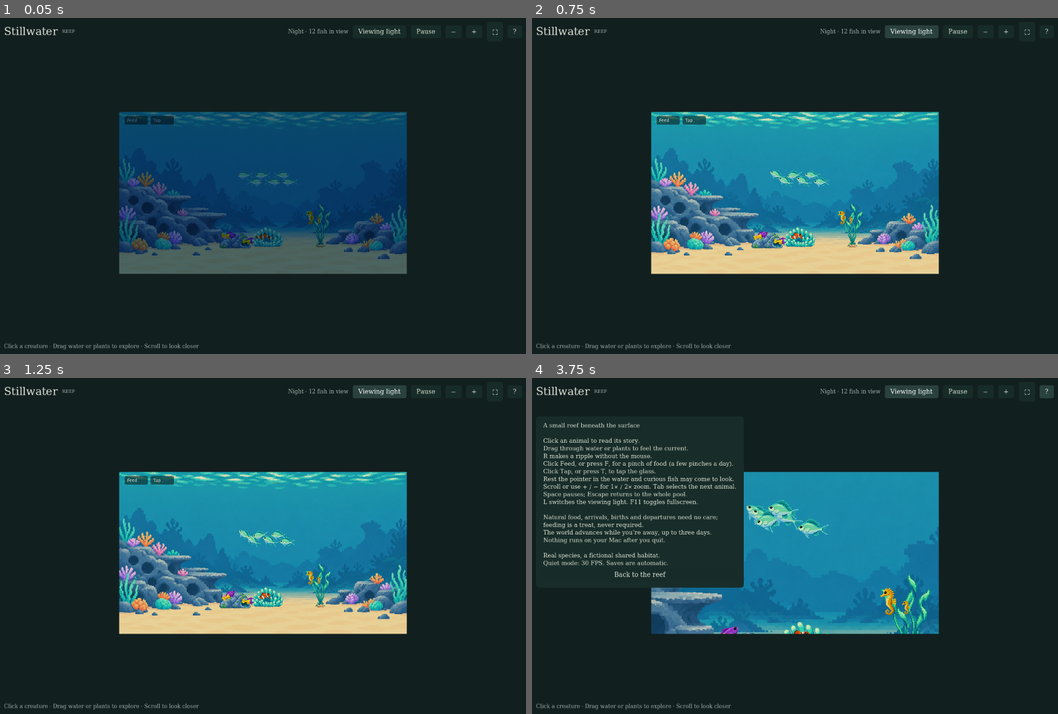
Above: before the commit, frames 1-4 (two rows, left to right).
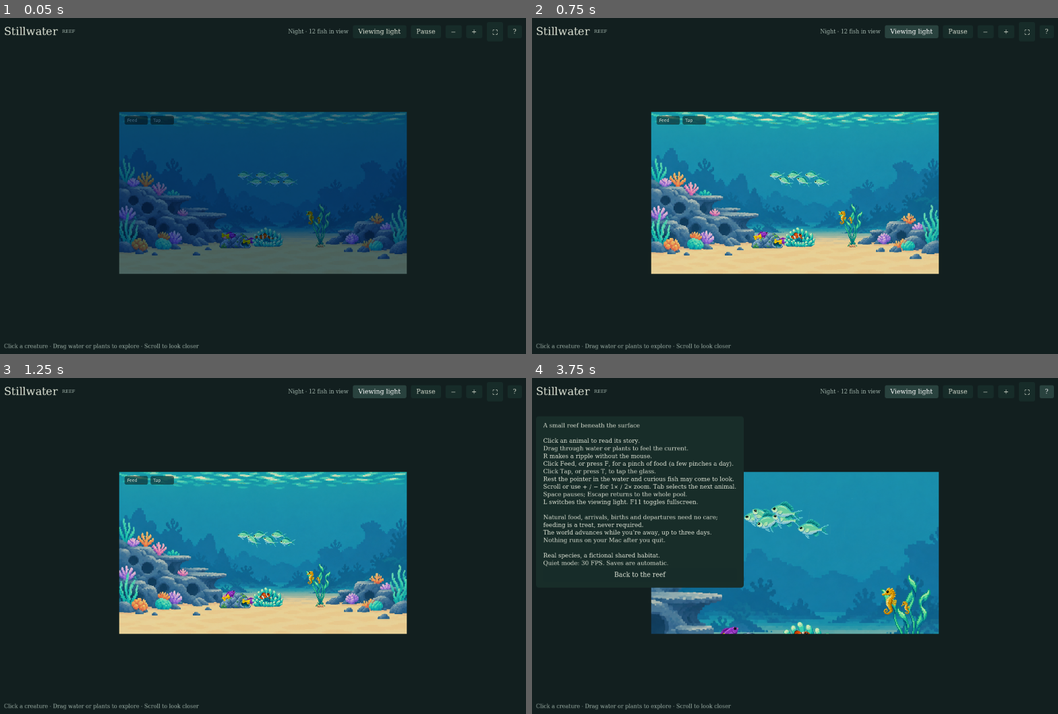
Above: after the commit, the same moments.

Repository: ianlin0430/stillwater
Game: Godot game, scene res://scenes/main.tscn
Same seed, same stepped clock (60 frames per second), same inputs: the game is played once before the commit and once after it.
Inputs:
- Up to frame 1 (0.05 s): no input
- Up to frame 2 (0.75 s): click "Viewing light" at 0.5 s
- Up to frame 3 (1.25 s): no input
- Up to frame 4 (3.75 s): click "−" at 1.25 s; click "+" at 2 s; click "⛶" at 2.75 s; click "?" at 3.5 s

Frame 1 is identical in both runs. In frame 2, less than 0.1% of the frame differs, in the area x 45-61%, y 45-62%; in frame 3, less than 0.1%; in frame 4, 0.7%, in the area x 40-72%, y 36-71%.

Commit message:
Stillwater Reef: S5-fix regressions restore local home separation

Diff:
--- a/stream/scripts/stream_world.gd
+++ b/stream/scripts/stream_world.gd
@@ -550,7 +550,7 @@
 		if species=="clownfish" and not lure.is_empty() and p.distance_to(Vector2(lure.x,lure.y))<60.0:
 			_clown_shelter(a)
 		var sheltered: bool=species=="clownfish" and a.activity=="Sheltering" and state.elapsed<a.decision_at
-		var sleeping: bool=species=="clownfish" and (state.light_hour<7 or state.light_hour>19)
+		var sleeping: bool=species=="clownfish" and a.activity!="Hovering" and (state.light_hour<7 or state.light_hour>19)
 		var startled: bool=a.activity=="Startled" and state.elapsed<a.decision_at
 		var follower: bool=chromis and a.id!=lead.id
 		if sleeping and not sheltered:
@@ -574,7 +574,7 @@
 		var radii: PackedVector2Array=_radii_of(a)
 		# Select a real destination, rather than steering at a substitute while the
 		# decision system still believes the old destination is outstanding.
-		if not follower and not startled and not clown_local and not a.has("food_id") and not _obstacles.is_empty():
+		if not follower and not startled and not clown_local and a.activity!="Resting" and not a.has("food_id") and not _obstacles.is_empty() and a.ty>=band[0] and a.ty<=band[1]:
 			var chosen: Vector2=Vector2(a.tx,a.ty)
 			if not a.has("home_x") or chosen.distance_to(Vector2(a.home_x,a.home_y))>HOME[species].radius:
 				var open: Vector2=_open_target(a,chosen)
@@ -632,7 +632,7 @@
 		# Reserve all single-file spans before setting out, including straight approaches.
 		# A denied excursion chooses a staging destination in open water; it never queues
 		# inside the neck. Claims live on the animal so save/restore preserves ownership.
-		if not hovering and not startled and not _escaping and not follower and not clown_local:
+		if not hovering and not home_hover and not resting and not startled and not _escaping and not follower and not clown_local and not a.has("food_id"):
 			if not _reserve_route(a,p,target):
 				var staging: Vector2=_staging_target(a,p,target)
 				a.tx=staging.x
@@ -779,6 +779,7 @@
 	var own: Vector2=_bodies[a.id]
 	var v:=Vector2(a.get("vx",0.0),a.get("vy",0.0))
 	var push:=Vector2.ZERO
+	var local: bool=a.activity=="Feeding" or a.has("home_x") and Vector2(a.tx-a.home_x,a.ty-a.home_y).length_squared()<=HOME[a.species].radius*HOME[a.species].radius
 	var own_crossing: bool=a.species=="seahorse" and a.activity!="Resting" and absf(a.ty-a.y)>absf(a.tx-a.x) and Vector2(a.tx-a.x,a.ty-a.y).length_squared()>1600.0
 	var margin: float=SEPARATE.margin
 	var look: float=SEPARATE.look
@@ -792,7 +793,7 @@
 		# (S5-fix: two seahorses keep only SEPARATE.perch apart, enough that their bodies never
 		# overlap by a fifth: hitch points on one plant lie closer than the general spacing, and a
 		# seahorse kept off its own hitch by its neighbour hovered above it for minutes.)
-		var r: Vector2=(own+_bodies[o.id])*0.5*(SEPARATE.perch if a.species=="seahorse" and o.species=="seahorse" else margin*(1.17 if mixed else SEPARATE.same))
+		var r: Vector2=(own+_bodies[o.id])*0.5*(SEPARATE.perch if not local and a.species=="seahorse" and o.species=="seahorse" else margin*(1.17 if mixed else SEPARATE.same))
 		var rel: Vector2=p-Vector2(o.x,o.y)
 		var relv: Vector2=v-Vector2(o.get("vx",0.0),o.get("vy",0.0))
 		var t: float=clampf(-rel.dot(relv)/maxf(relv.length_squared(),0.0001),0.0,look)
@@ -815,12 +816,14 @@
 		elif o.has("nav_wait") and not a.has("nav_wait"):
 			yields=0.0
 		var travelling: bool=Vector2(o.tx-o.x,o.ty-o.y).length_squared()>1600.0 and o.activity!="Resting"
-		if yields==0.0 and travelling and now>=0.8:
+		if local:
+			yields=1.0 if a.id>o.id else 0.0
+		if not local and yields==0.0 and travelling and now>=0.8:
 			continue
 		# Dodge up or down, away from the other (the upper fish rises; ids break a tie).
 		var up: float=signf(rel.y) if absf(rel.y)>1.0 else (1.0 if a.id>o.id else -1.0)
 		var side: float=signf(rel.x) if absf(rel.x)>1.0 else 0.0
-		var vertical: bool=absf(desired.y)>absf(desired.x)
+		var vertical: bool=not local and absf(desired.y)>absf(desired.x)
 		var dodge: Vector2=Vector2(side if side!=0.0 else (1.0 if a.id>o.id else -1.0),up*0.25) if vertical else Vector2(side*0.5,up)
 		push+=dodge.normalized()*speed*gain*(1.0-q)
 		_dodge=maxf(_dodge,1.0-q)
@@ -855,7 +858,7 @@
 					along=-along
 				if along.x*desired.x<0.0 and absf(desired.x)>0.45*desired.length():
 					along.x=0.0
-				desired+=(n+along)*toward*k
+				desired+=(n if local else n+along)*toward*k
 	return desired+push
 
 
@@ -1961,19 +1964,6 @@
 		spot=home.lerp(spot,lo)
 		a.tx=spot.x
 		a.ty=_in_water(a.species,spot.x,spot.y)
-	# (S5-fix) Not inside the room another fish keeps (_avoid's spacing) where it is now: two
-	# hitch points closer than that kept a seahorse hovering short of its spot, never arriving.
-	var own: Vector2=_bodies[a.id] if _bodies.has(a.id) else _body(a)
-	for o: Dictionary in state.animals:
-		if o.id==a.id or o.species=="green_chromis" or a.species=="clownfish" and o.species=="clownfish" and o.home==a.home:
-			continue
-		var r: Vector2=(own+(_bodies[o.id] if _bodies.has(o.id) else _body(o)))*0.5*(SEPARATE.perch if a.species=="seahorse" and o.species=="seahorse" else SEPARATE.margin*(1.17 if o.species!=a.species else SEPARATE.same))
-		var rel:=Vector2((a.tx-o.x)/r.x,(a.ty-o.y)/r.y)
-		var q: float=rel.length()
-		if q<1.0:
-			var out: Vector2=rel/q if q>0.0001 else Vector2(0.0,-1.0)
-			a.tx=clampf(o.x+out.x*r.x*1.05,_roam_x.x,_roam_x.y)
-			a.ty=_in_water(a.species,a.tx,o.y+out.y*r.y*1.05)
 	a.decision_at=state.elapsed+motion_rng.randf_range(h.dwell[0],h.dwell[1])
 
 # A school member holds its own slot beside the leader, mirrored with the leader's heading.
--- /dev/null
+++ b/stream/tools/regress_obstacles.gd
@@ -0,0 +1,18 @@
+extends "res://tests/test_natural_motion.gd"
+var current_world: StreamWorld
+var reported: Dictionary={}
+func make(seed_value: int, scene_id: String) -> Variant:
+	current_world=super.make(seed_value,scene_id)
+	return current_world
+func raw_q(p: Vector2, o: Dictionary) -> float:
+	var q: float=super.raw_q(p,o)
+	if q<1.0:
+		for a: Dictionary in current_world.state.animals:
+			if Vector2(a.x,a.y)==p:
+				var key: String=str([current_world.state.scene,current_world.state.seed,a.id,o])
+				if not reported.has(key):
+					reported[key]=true
+					print("INSIDE "+JSON.stringify({"seed":current_world.state.seed,"scene":current_world.state.scene,"time":current_world.state.elapsed,"fish":a,"obstacle":o}))
+	return q
+func _initialize() -> void:
+	super._initialize()
--- /dev/null
+++ b/stream/tools/regress_probe.gd
@@ -0,0 +1,30 @@
+extends "res://tests/test_natural_motion.gd"
+var worst_pair: Dictionary={}
+func overlap(w: StreamWorld, a: Dictionary, b: Dictionary) -> float:
+	var value: float=super.overlap(w,a,b)
+	if a.species==b.species and a.species in ["seahorse","royal_gramma"] and value>worst_pair.get("value",0.0):
+		worst_pair={"value":value,"seed":w.state.seed,"time":w.state.elapsed,"a":a.duplicate(true),"b":b.duplicate(true)}
+	return value
+func _initialize() -> void:
+	band_edge_checks()
+	separation_checks()
+	print("PAIR "+JSON.stringify(worst_pair))
+	worst_pair={}
+	feeding_checks()
+	print("FOODPAIR "+JSON.stringify(worst_pair))
+	var passes: Dictionary={}
+	for species: String in ["clownfish","seahorse","royal_gramma"]:
+		for dy: float in [-30.0,0.0,30.0]:
+			passes[species+str(dy)]=night_pass(species,dy)
+	var w:=StreamWorld.new(42,1000)
+	w.state.light_hour=12.0
+	var far: Dictionary={}
+	for i in 9000:
+		w.advance_live(0.2)
+		for a: Dictionary in w.state.animals:
+			if a.has("home_x"):
+				var d: float=Vector2(a.x,a.y).distance_to(Vector2(a.home_x,a.home_y))
+				if d>far.get(a.species,{}).get("distance",0.0):
+					far[a.species]={"distance":d,"time":w.state.elapsed,"fish":a.duplicate(true)}
+	print(JSON.stringify({"checks":checks,"failures":failures,"numbers":numbers,"passes":passes,"home":far}))
+	quit()
